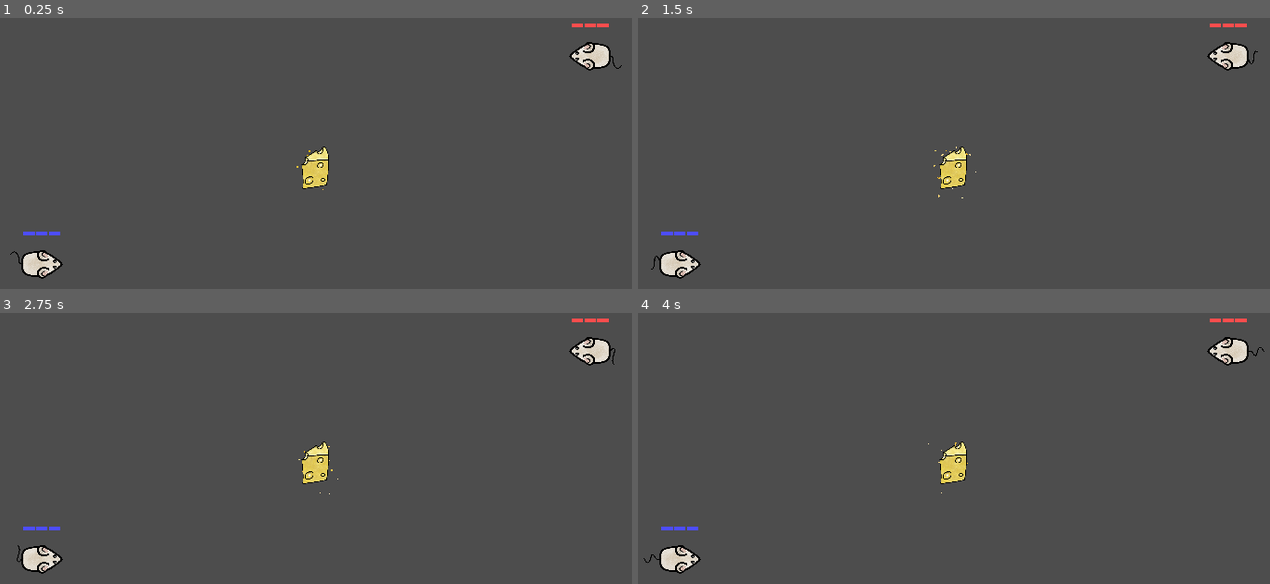
Above: before the commit, frames 1-4 (two rows, left to right).
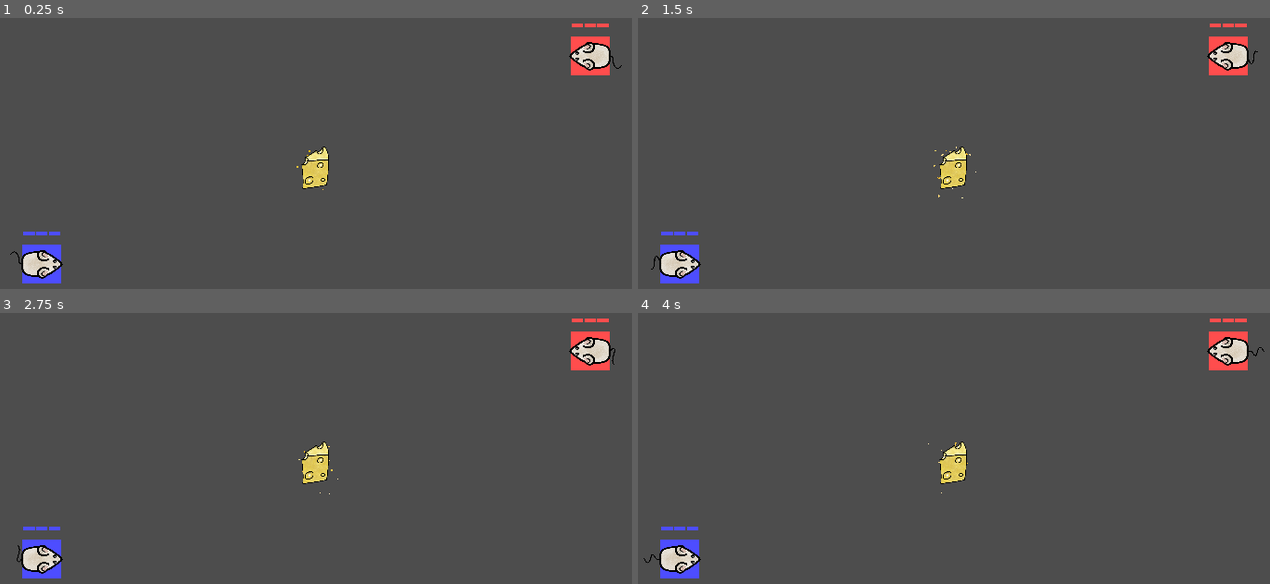
Above: after the commit, the same moments.

Repository: meyegui/laser-mice
Game: Godot game, scene res://scenes/level_01.tscn
The game is run twice, just before and just after one commit, with the same random seed, the same clock (stepped at 60 frames per second) and the same inputs.
Inputs:
- Up to frame 1 (0.25 s): no input
- Up to frame 2 (1.5 s): tap Enter at 1.25 s
- Up to frame 3 (2.75 s): no input
- Up to frame 4 (4 s): tap Space at 2.75 s

The runs differ from the first frame. In frame 1, 0.8% of the frame differs, in the area x 3-97%, y 6-98%; in frame 2, 0.8%; in frame 3, 0.8%; in frame 4, 0.8%.

Commit message:
A mouse wins when it brings the cheese to its home

Diff:
--- a/project.godot
+++ b/project.godot
@@ -14,6 +14,10 @@
 run/main_scene="res://scenes/level_01.tscn"
 config/features=PackedStringArray("4.2", "Mobile")
 config/icon="res://icon.svg"
+
+[autoload]
+
+Common="*res://scripts/common.gd"
 
 [debug]
 
@@ -33,6 +37,16 @@
 
 [input]
 
+ui_accept={
+"deadzone": 0.5,
+"events": [Object(InputEventKey,"resource_local_to_scene":false,"resource_name":"","device":0,"window_id":0,"alt_pressed":false,"shift_pressed":false,"ctrl_pressed":false,"meta_pressed":false,"pressed":false,"keycode":4194309,"physical_keycode":0,"key_label":0,"unicode":0,"echo":false,"script":null)
+, Object(InputEventKey,"resource_local_to_scene":false,"resource_name":"","device":0,"window_id":0,"alt_pressed":false,"shift_pressed":false,"ctrl_pressed":false,"meta_pressed":false,"pressed":false,"keycode":4194310,"physical_keycode":0,"key_label":0,"unicode":0,"echo":false,"script":null)
+, Object(InputEventKey,"resource_local_to_scene":false,"resource_name":"","device":0,"window_id":0,"alt_pressed":false,"shift_pressed":false,"ctrl_pressed":false,"meta_pressed":false,"pressed":false,"keycode":32,"physical_keycode":0,"key_label":0,"unicode":32,"echo":false,"script":null)
+, Object(InputEventJoypadButton,"resource_local_to_scene":false,"resource_name":"","device":-1,"button_index":0,"pressure":0.0,"pressed":true,"script":null)
+, Object(InputEventJoypadButton,"resource_local_to_scene":false,"resource_name":"","device":-1,"button_index":1,"pressure":0.0,"pressed":true,"script":null)
+, Object(InputEventJoypadButton,"resource_local_to_scene":false,"resource_name":"","device":-1,"button_index":2,"pressure":0.0,"pressed":true,"script":null)
+]
+}
 player0_up={
 "deadzone": 0.2,
 "events": [Object(InputEventKey,"resource_local_to_scene":false,"resource_name":"","device":-1,"window_id":0,"alt_pressed":false,"shift_pressed":false,"ctrl_pressed":false,"meta_pressed":false,"pressed":false,"keycode":0,"physical_keycode":87,"key_label":0,"unicode":119,"echo":false,"script":null)
--- /dev/null
+++ b/scenes/game_over.tscn
@@ -0,0 +1,142 @@
+[gd_scene load_steps=5 format=3 uid="uid://bcum4ad4774th"]
+
+[ext_resource type="Script" path="res://scripts/game_over.gd" id="1_3lwnl"]
+
+[sub_resource type="Animation" id="Animation_t5i4i"]
+resource_name = "GameOver"
+length = 2.0
+tracks/0/type = "value"
+tracks/0/imported = false
+tracks/0/enabled = true
+tracks/0/path = NodePath("Winner:scale")
+tracks/0/interp = 2
+tracks/0/loop_wrap = true
+tracks/0/keys = {
+"times": PackedFloat32Array(0, 0.4, 0.5),
+"transitions": PackedFloat32Array(1, 1, 1),
+"update": 0,
+"values": [Vector2(2.08165e-12, 2.08165e-12), Vector2(1.2, 1.2), Vector2(1, 1)]
+}
+tracks/1/type = "value"
+tracks/1/imported = false
+tracks/1/enabled = true
+tracks/1/path = NodePath("PlayAgainButton:scale")
+tracks/1/interp = 2
+tracks/1/loop_wrap = true
+tracks/1/keys = {
+"times": PackedFloat32Array(0.8, 1.3, 1.4),
+"transitions": PackedFloat32Array(1, 1, 1),
+"update": 0,
+"values": [Vector2(2.08165e-12, 2.08165e-12), Vector2(1.2, 1.2), Vector2(1, 1)]
+}
+tracks/2/type = "value"
+tracks/2/imported = false
+tracks/2/enabled = true
+tracks/2/path = NodePath("QuitButton:scale")
+tracks/2/interp = 2
+tracks/2/loop_wrap = true
+tracks/2/keys = {
+"times": PackedFloat32Array(1.4, 1.9, 2),
+"transitions": PackedFloat32Array(1, 1, 1),
+"update": 0,
+"values": [Vector2(2.08165e-12, 2.08165e-12), Vector2(1.2, 1.2), Vector2(1, 1)]
+}
+
+[sub_resource type="Animation" id="Animation_o1w4x"]
+length = 0.001
+tracks/0/type = "value"
+tracks/0/imported = false
+tracks/0/enabled = true
+tracks/0/path = NodePath("Winner:scale")
+tracks/0/interp = 1
+tracks/0/loop_wrap = true
+tracks/0/keys = {
+"times": PackedFloat32Array(0),
+"transitions": PackedFloat32Array(1),
+"update": 0,
+"values": [Vector2(1, 1)]
+}
+tracks/1/type = "value"
+tracks/1/imported = false
+tracks/1/enabled = true
+tracks/1/path = NodePath("PlayAgainButton:scale")
+tracks/1/interp = 1
+tracks/1/loop_wrap = true
+tracks/1/keys = {
+"times": PackedFloat32Array(0),
+"transitions": PackedFloat32Array(1),
+"update": 0,
+"values": [Vector2(2.08165e-12, 2.08165e-12)]
+}
+tracks/2/type = "value"
+tracks/2/imported = false
+tracks/2/enabled = true
+tracks/2/path = NodePath("QuitButton:scale")
+tracks/2/interp = 1
+tracks/2/loop_wrap = true
+tracks/2/keys = {
+"times": PackedFloat32Array(0),
+"transitions": PackedFloat32Array(1),
+"update": 0,
+"values": [Vector2(1.2, 1.2)]
+}
+
+[sub_resource type="AnimationLibrary" id="AnimationLibrary_grwsq"]
+_data = {
+"GameOver": SubResource("Animation_t5i4i"),
+"RESET": SubResource("Animation_o1w4x")
+}
+
+[node name="GameOver" type="Control"]
+layout_mode = 3
+anchors_preset = 0
+offset_right = 40.0
+offset_bottom = 40.0
+script = ExtResource("1_3lwnl")
+
+[node name="Background" type="ColorRect" parent="."]
+layout_mode = 0
+offset_right = 1920.0
+offset_bottom = 1080.0
+color = Color(1, 1, 1, 0.501961)
+
+[node name="Winner" type="Label" parent="."]
+layout_mode = 0
+offset_top = 200.0
+offset_right = 1920.0
+offset_bottom = 350.0
+pivot_offset = Vector2(960, 75)
+theme_override_font_sizes/font_size = 100
+text = "Player wins!"
+horizontal_alignment = 1
+vertical_alignment = 1
+
+[node name="AnimationPlayer" type="AnimationPlayer" parent="."]
+libraries = {
+"": SubResource("AnimationLibrary_grwsq")
+}
+autoplay = "GameOver"
+
+[node name="PlayAgainButton" type="Button" parent="."]
+layout_mode = 0
+offset_left = 835.0
+offset_top = 720.0
+offset_right = 1085.0
+offset_bottom = 784.0
+scale = Vector2(2.08165e-12, 2.08165e-12)
+pivot_offset = Vector2(125, 32)
+focus_neighbor_bottom = NodePath("../QuitButton")
+theme_override_font_sizes/font_size = 36
+text = "Play Again"
+
+[node name="QuitButton" type="Button" parent="."]
+layout_mode = 0
+offset_left = 850.0
+offset_top = 804.0
+offset_right = 1070.0
+offset_bottom = 860.0
+scale = Vector2(1.2, 1.2)
+pivot_offset = Vector2(110, 28)
+focus_neighbor_top = NodePath("../PlayAgainButton")
+theme_override_font_sizes/font_size = 30
+text = "Quit Game"
--- /dev/null
+++ b/scenes/home.tscn
@@ -0,0 +1,30 @@
+[gd_scene load_steps=3 format=3 uid="uid://bdjjpsdtuetdn"]
+
+[ext_resource type="Script" path="res://scripts/home.gd" id="1_trslm"]
+
+[sub_resource type="RectangleShape2D" id="RectangleShape2D_ffav1"]
+size = Vector2(100, 100)
+
+[node name="Home" type="Area2D"]
+collision_layer = 0
+collision_mask = 4
+script = ExtResource("1_trslm")
+
+[node name="CollisionShape2D" type="CollisionShape2D" parent="."]
+shape = SubResource("RectangleShape2D_ffav1")
+
+[node name="Illustration" type="ColorRect" parent="."]
+modulate = Color(0.3, 0.3, 1, 1)
+anchors_preset = 8
+anchor_left = 0.5
+anchor_top = 0.5
+anchor_right = 0.5
+anchor_bottom = 0.5
+offset_left = -50.0
+offset_top = -50.0
+offset_right = 50.0
+offset_bottom = 50.0
+grow_horizontal = 2
+grow_vertical = 2
+
+[node name="WinSoundPlayer" type="AudioStreamPlayer2D" parent="."]
--- a/scenes/level_01.tscn
+++ b/scenes/level_01.tscn
@@ -1,7 +1,8 @@
-[gd_scene load_steps=5 format=3 uid="uid://d2wkc4ex1mueg"]
+[gd_scene load_steps=6 format=3 uid="uid://d2wkc4ex1mueg"]
 
 [ext_resource type="Texture2D" uid="uid://c31igb4u0subx" path="res://sprites/Laser-Hexagons-Background.jpg" id="1_ehr4c"]
 [ext_resource type="PackedScene" uid="uid://cyihqhuv8y634" path="res://scenes/laser_mouse.tscn" id="1_r7qp5"]
+[ext_resource type="PackedScene" uid="uid://bdjjpsdtuetdn" path="res://scenes/home.tscn" id="2_j7cyh"]
 [ext_resource type="PackedScene" uid="uid://bynpjr18b2led" path="res://scenes/cheese.tscn" id="3_6wcfd"]
 
 [sub_resource type="WorldBoundaryShape2D" id="WorldBoundaryShape2D_bakj0"]
@@ -48,45 +49,59 @@
 centered = false
 metadata/_edit_lock_ = true
 
-[node name="Guigui" parent="." instance=ExtResource("1_r7qp5")]
+[node name="Homes" type="Node2D" parent="."]
+
+[node name="Home0" parent="Homes" instance=ExtResource("2_j7cyh")]
+position = Vector2(250, 790)
+player_id = 0
+
+[node name="Home1" parent="Homes" instance=ExtResource("2_j7cyh")]
+position = Vector2(1670, 250)
+player_id = 1
+
+[node name="Players" type="Node2D" parent="."]
+
+[node name="Guigui" parent="Players" instance=ExtResource("1_r7qp5")]
 position = Vector2(250, 790)
 rotation = 1.5708
 
-[node name="Pépette" parent="." instance=ExtResource("1_r7qp5")]
+[node name="Pépette" parent="Players" instance=ExtResource("1_r7qp5")]
 position = Vector2(1670, 250)
 rotation = -1.5708
 player_id = 1
 
-[node name="WorldBoundaryNorth" type="StaticBody2D" parent="."]
+[node name="Cheese" parent="." instance=ExtResource("3_6wcfd")]
+position = Vector2(960, 540)
+
+[node name="WorldBoundaries" type="Node2D" parent="."]
+
+[node name="WorldBoundaryNorth" type="StaticBody2D" parent="WorldBoundaries"]
 position = Vector2(960, 2.08165e-12)
 rotation = 3.14159
 
-[node name="CollisionShape2D" type="CollisionShape2D" parent="WorldBoundaryNorth"]
+[node name="CollisionShape2D" type="CollisionShape2D" parent="WorldBoundaries/WorldBoundaryNorth"]
 position = Vector2(2.08165e-12, 2.08165e-12)
 shape = SubResource("WorldBoundaryShape2D_bakj0")
 
-[node name="WorldBoundarySouth" type="StaticBody2D" parent="."]
+[node name="WorldBoundarySouth" type="StaticBody2D" parent="WorldBoundaries"]
 position = Vector2(960, 1080)
 
-[node name="CollisionShape2D" type="CollisionShape2D" parent="WorldBoundarySouth"]
+[node name="CollisionShape2D" type="CollisionShape2D" parent="WorldBoundaries/WorldBoundarySouth"]
 position = Vector2(2.08165e-12, 2.08165e-12)
 shape = SubResource("WorldBoundaryShape2D_bakj0")
 
-[node name="WorldBoundaryEast" type="StaticBody2D" parent="."]
+[node name="WorldBoundaryEast" type="StaticBody2D" parent="WorldBoundaries"]
 position = Vector2(1920, 540)
 rotation = -1.5708
 
-[node name="CollisionShape2D" type="CollisionShape2D" parent="WorldBoundaryEast"]
+[node name="CollisionShape2D" type="CollisionShape2D" parent="WorldBoundaries/WorldBoundaryEast"]
 position = Vector2(2.08165e-12, 2.08165e-12)
 shape = SubResource("WorldBoundaryShape2D_bakj0")
 
-[node name="WorldBoundaryWest" type="StaticBody2D" parent="."]
+[node name="WorldBoundaryWest" type="StaticBody2D" parent="WorldBoundaries"]
 position = Vector2(2.08165e-12, 540)
 rotation = 1.5708
 
-[node name="CollisionShape2D" type="CollisionShape2D" parent="WorldBoundaryWest"]
+[node name="CollisionShape2D" type="CollisionShape2D" parent="WorldBoundaries/WorldBoundaryWest"]
 position = Vector2(2.08165e-12, 2.08165e-12)
 shape = SubResource("WorldBoundaryShape2D_bakj0")
-
-[node name="Cheese" parent="." instance=ExtResource("3_6wcfd")]
-position = Vector2(960, 540)
--- a/scripts/cheese.gd
+++ b/scripts/cheese.gd
@@ -16,7 +16,7 @@
 	if holder == null:
 		print("%s picked up the cheese" % body.name)
 		holder = body
-		reparent(holder)
+		reparent.call_deferred(holder)
 		holder.cheese = self
 
 func drop() -> void:
@@ -26,4 +26,4 @@
 	print("%s dropped the cheese" % holder.name)
 	holder.cheese = null
 	holder = null
-	reparent(get_tree().current_scene)
+	reparent.call_deferred(get_tree().current_scene)
--- /dev/null
+++ b/scripts/common.gd
@@ -0,0 +1,14 @@
+@tool
+extends Node
+
+var game_over: bool = false
+
+func get_color(player_id: int) -> Color:
+	var color: Color
+	match player_id:
+		0: color = Color(0.3, 0.3, 1.0) # blue
+		1: color = Color(1.0, 0.3, 0.3) # red
+		2: color = Color(0.3, 1.0, 0.3) # green
+		3: color = Color(1.0, 0.3, 1.0) # fuchsia
+
+	return color
--- /dev/null
+++ b/scripts/game_over.gd
@@ -0,0 +1,26 @@
+extends Control
+
+var winner_name: String
+var winner_id: int
+
+@onready var background: ColorRect = $Background
+@onready var winner: Label = $Winner
+@onready var play_again_button: Button = $PlayAgainButton
+@onready var quit_button: Button = $QuitButton
+
+func _ready() -> void:
+	Common.game_over = true
+	background.modulate = Common.get_color(winner_id)
+	winner.text = "%s wins!" % winner_name
+
+	play_again_button.pressed.connect(on_play_again_pressed)
+	quit_button.pressed.connect(on_quit_pressed)
+
+	play_again_button.grab_focus()
+
+func on_play_again_pressed() -> void:
+	get_tree().reload_current_scene()
+	Common.game_over = false
+
+func on_quit_pressed() -> void:
+	get_tree().quit()
--- /dev/null
+++ b/scripts/home.gd
@@ -0,0 +1,37 @@
+@tool
+class_name Home
+extends Area2D
+
+@export var player_id: int
+
+@onready var illustration: ColorRect = $Illustration
+@onready var win_sound_player: AudioStreamPlayer2D = $WinSoundPlayer
+@onready var game_over: PackedScene = load("res://scenes/game_over.tscn")
+
+func _ready() -> void:
+	# Connect signals
+	area_entered.connect(on_area_entered)
+
+	# Set color
+	var color := Common.get_color(player_id)
+	illustration.modulate = color
+
+func on_area_entered(area: Area2D) -> void:
+	if not area is Cheese:
+		return
+
+	if area.holder == null:
+		#print("Cheese entered %s without a holder" % name)
+		return
+
+	if player_id != area.holder.player_id:
+		return
+
+	print("%s wins! 🎉" % area.holder.name)
+	win_sound_player.play() # todo: record "Brrravooo! 👏🏻" audio
+
+	# Show "Game Over" screen
+	var game_over_screen := game_over.instantiate()
+	game_over_screen.winner_name = area.holder.name
+	game_over_screen.winner_id = area.holder.player_id
+	get_tree().current_scene.add_child(game_over_screen)
--- a/scripts/laser_mouse.gd
+++ b/scripts/laser_mouse.gd
@@ -47,12 +47,7 @@
 		axes[axis] = "player%d_%s" % [player_id, axis]
 
 	# Color HP & lasers according to player ID
-	var color: Color
-	match player_id:
-		0: color = Color(0.3, 0.3, 1.0) # blue
-		1: color = Color(1.0, 0.3, 0.3) # red
-		2: color = Color(0.3, 1.0, 0.3) # green
-		3: color = Color(1.0, 0.3, 1.0) # fuchsia
+	var color := Common.get_color(player_id)
 
 	# illustration.modulate = color
 	hp.modulate = color
@@ -74,25 +69,32 @@
 	else:
 		velocity.y = move_toward(velocity.y, 0, SPEED)
 
+	# deadmau5
+	if health == 0:
+		die(delta)
+
+	if Common.game_over:
+		return
+
 	# Make the mouse look in the right direction
 	if not direction.is_zero_approx():
 		rotation = direction.angle() + deg_to_rad(90)
 
-	# deadmau5
-	if health == 0:
-		die(delta)
-
+	# Make the mouse move
 	move_and_slide()
 
 func _process(_delta: float) -> void:
+	# Fix positioning of health points
+	hp.global_rotation = 0
+
+	if Common.game_over:
+		return
+
 	var shoot_action := "player%d_shoot" % player_id
 	if Input.is_action_just_pressed(shoot_action):
 		shoot(true)
 	elif Input.is_action_pressed(shoot_action):
 		shoot()
-
-	# Fix positioning of health points
-	hp.global_rotation = 0
 
 func shoot(force: bool=false) -> void:
 	var now := Time.get_ticks_msec()
Not shown, changed: README.md
